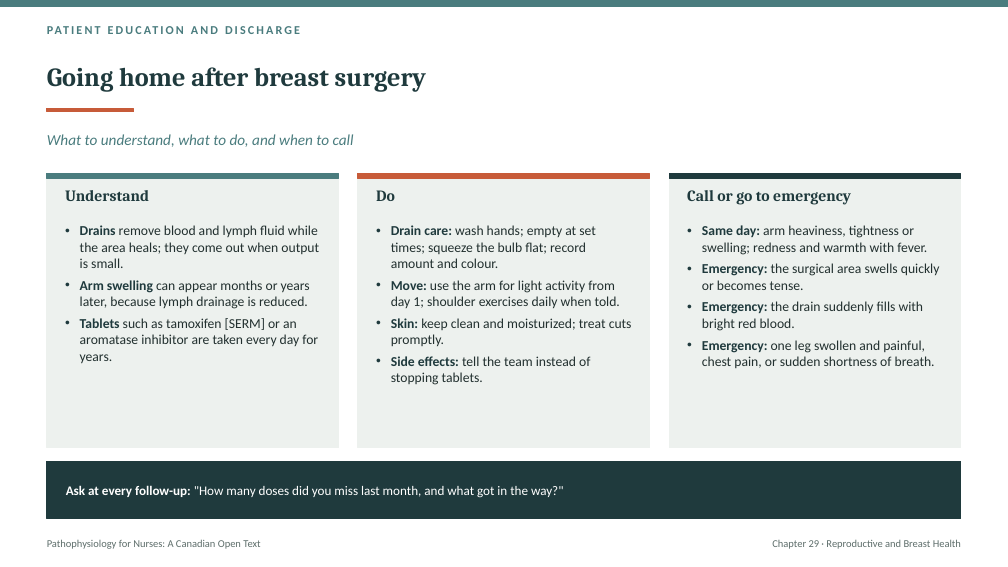
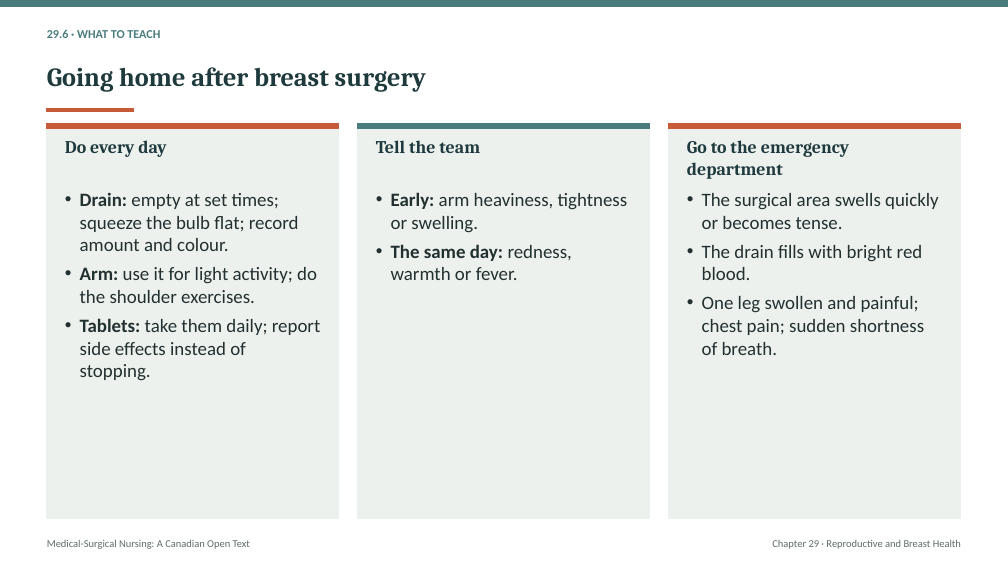
Before and after one commit to andrewleenl/opensourcenursing, a slide deck: slide 31 of Ch29_Reproductive_and_Breast_Health_in_Adult_Care_Lecture_Presentation.pptx (slide 38 before the commit). Drawn at 1008x567 pixels with LibreOffice and Linux fonts; fonts in the diff are those of the drawing. Boxes give left, top, right and bottom in pixels: in the first picture for what was removed or moved away, otherwise in the second. Text is boxed around its words. In the diff, an @@ line names an element or a change of style, - is before the commit and + after.

```diff
--- a/Ch29_Reproductive_and_Breast_Health_in_Adult_Care_Lecture_Presentation.pptx
+++ b/Ch29_Reproductive_and_Breast_Health_in_Adult_Care_Lecture_Presentation.pptx
@@ text at (47,29,160,38): text changed @@
-PATIENT EDUCATION AND DISCHARGE
+29.6 · WHAT TO TEACH
@@ text "29.6 · WHAT TO TEACH" at (47,29,160,38): vertical alignment top to middle @@
@@ rectangle: place and size @@
-rectangle at (47,174,339,448)
+rectangle at (47,124,339,519)
@@ rectangle at (47,124,339,129): fill #4A7C7E to #C75B39; outline #4A7C7E 1 pt to #C75B39 1 pt @@
@@ text removed at (47,134,354,147) @@
-What to understand, what to do, and when to call
@@ text added at (65,140,166,157), 17 pt, text #1F3A3D, bold @@
+Do every day
@@ rectangle: place and size @@
-rectangle at (358,174,650,448)
+rectangle at (358,124,650,519)
@@ 3 rectangles: place and size @@
-3 rectangles at (47,174,961,178)
+3 rectangles at (47,124,961,129)
@@ rectangle at (358,124,650,129): fill #C75B39 to #4A7C7E; outline #C75B39 1 pt to #4A7C7E 1 pt @@
@@ text added at (376,140,480,153), 17 pt, text #1F3A3D, bold @@
+Tell the team
@@ rectangle: place and size @@
-rectangle at (669,174,961,448)
+rectangle at (669,124,961,519)
@@ rectangle at (669,124,961,129): fill #1F3A3D to #C75B39; outline #1F3A3D 1 pt to #C75B39 1 pt @@
@@ text at (687,140,849,179): text changed; size 15 to 17 pt @@
-Call or go to emergency
+Go to the emergency department
@@ text removed at (65,190,149,201) @@
-Understand
@@ text at (80,193,320,381): text changed; size 13 to 18 pt @@
-• Drain care: wash hands; empty at set times; squeeze the bulb flat; record amount and colour.
-• Move: use the arm for light activity from day 1; shoulder exercises daily when told.
-• Skin: keep clean and moisturized; treat cuts promptly.
-• Side effects: tell the team instead of stopping tablets.
+• Drain: empty at set times; squeeze the bulb flat; record amount and colour.
+• Arm: use it for light activity; do the shoulder exercises.
+• Tablets: take them daily; report side effects instead of stopping.
@@ text removed at (376,190,395,201) @@
-Do
@@ text added at (391,192,628,280), 18 pt, text #22302F @@
+• Early: arm heaviness, tightness or swelling.
+• The same day: redness, warmth or fever.
@@ text at (702,193,939,355): text changed; size 13 to 18 pt @@
-• Same day: arm heaviness, tightness or swelling; redness and warmth with fever.
-• Emergency: the surgical area swells quickly or becomes tense.
-• Emergency: the drain suddenly fills with bright red blood.
-• Emergency: one leg swollen and painful, chest pain, or sudden shortness of breath.
+• The surgical area swells quickly or becomes tense.
+• The drain fills with bright red blood.
+• One leg swollen and painful; chest pain; sudden shortness of breath.
@@ text removed at (80,225,319,363) @@
-• Drains remove blood and lymph fluid while the area heals; they come out when output is small.
-• Arm swelling can appear months or years later, because lymph drainage is reduced.
-• Tablets such as tamoxifen [SERM] or an aromatase inhibitor are taken every day for years.
@@ rectangle removed at (47,461,961,519) @@
@@ text removed at (66,485,564,498) @@
-Ask at every follow-up: "How many doses did you miss last month, and what got in the way?"
@@ text at (47,539,250,549): text changed @@
-Pathophysiology for Nurses: A Canadian Open Text
+Medical-Surgical Nursing: A Canadian Open Text
```
Also in this commit, not shown: 9 other slides changed, 40 slides added, 40 slides removed, 14 other files.
